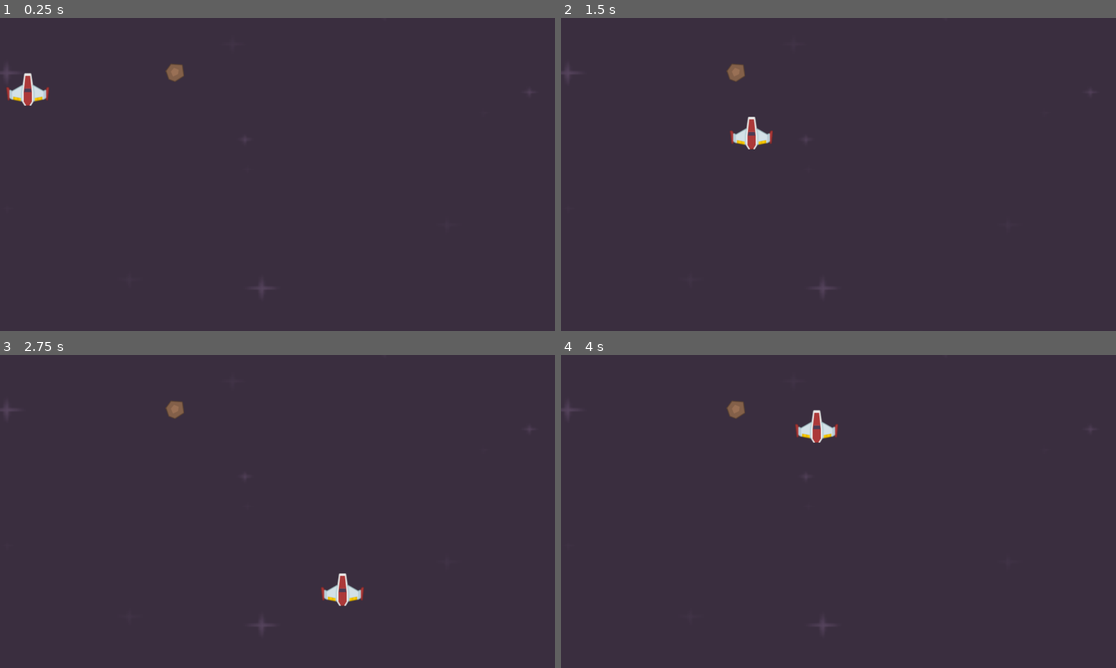
Above: before the commit, frames 1-4 (two rows, left to right).
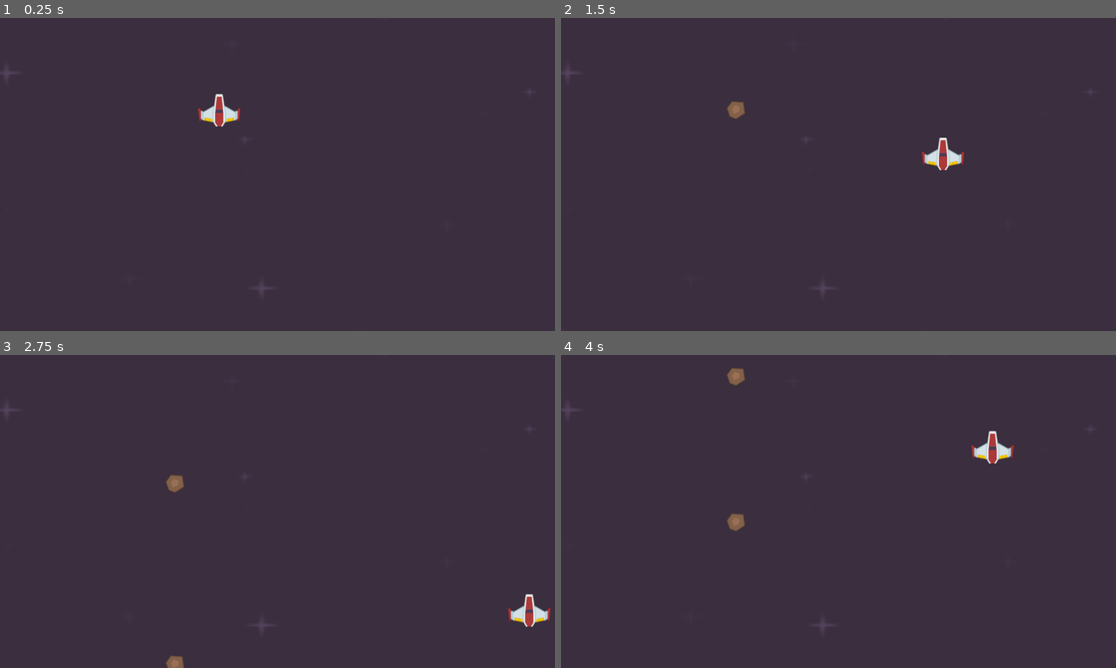
Above: after the commit, the same moments.

Repository: Yrthgze/GodotCrashCourese
Game: Godot game, scene res://Scenes/level.tscn
Same seed, same stepped clock (60 frames per second), same inputs: the game is played once before the commit and once after it.
Inputs:
- Up to frame 1 (0.25 s): no input
- Up to frame 2 (1.5 s): tap Enter at 0.5 s; hold Right (right) 0.53-1.28 s; hold Down (down) from 1.28 s (still down)
- Up to frame 3 (2.75 s): release Down (down) at 2.03 s; hold Right (right) from 2.03 s (still down)
- Up to frame 4 (4 s): release Right (right) at 2.78 s; hold Up (up) 2.78-3.53 s; hold Left (left) from 3.53 s (still down)

The runs differ from the first frame. In frame 1, 1.0% of the frame differs, in the area x 1-44%, y 14-35%; in frame 2, 1.1%; in frame 3, 1.2%; in frame 4, 1.2%, in the area x 29-82%, y 4-57%.

Commit message:
[GodotCrashCourse]: First instantiation of meteors

Diff:
--- a/CrashCourse#1/Scenes/MainTimer.gd
+++ b/CrashCourse#1/Scenes/MainTimer.gd
@@ -9,7 +9,3 @@
 # Called every frame. 'delta' is the elapsed time since the previous frame.
 func _process(delta):
 	pass
-
-
-func _on_timeout():
-	print("meteor")
--- a/CrashCourse#1/Scenes/level.gd
+++ b/CrashCourse#1/Scenes/level.gd
@@ -1,15 +1,15 @@
 extends Node2D
 
-
+var meteor_scene: PackedScene = load("res://Scenes/meteor.tscn")
+var meteor_list = ""
 # Called when the node enters the scene tree for the first time.
 func _ready():
-	pass # Replace with function body.
-
+	meteor_list = $Meteors
 
 # Called every frame. 'delta' is the elapsed time since the previous frame.
 func _process(delta):
 	pass
 
-
-func _on_timer_timeout():
-	print("Meteor from main script")
+func _on_meteor_timer_timeout():
+	var new_meteor = meteor_scene.instantiate()
+	meteor_list.add_child(new_meteor)
--- a/CrashCourse#1/Scenes/level.tscn
+++ b/CrashCourse#1/Scenes/level.tscn
@@ -1,9 +1,8 @@
-[gd_scene load_steps=9 format=3 uid="uid://c2bdim0jap4ia"]
+[gd_scene load_steps=8 format=3 uid="uid://c2bdim0jap4ia"]
 
 [ext_resource type="PackedScene" uid="uid://cbm33s2g6slvb" path="res://Scenes/player.tscn" id="1_ostsi"]
 [ext_resource type="Script" path="res://Scenes/level.gd" id="1_vj4op"]
 [ext_resource type="Texture2D" uid="uid://ds7d4lhfqqbif" path="res://kenney_space-shooter-redux/Backgrounds/darkPurple.png" id="1_yelfq"]
-[ext_resource type="PackedScene" uid="uid://d17pg0xweqvq5" path="res://Scenes/meteor.tscn" id="3_wpdov"]
 [ext_resource type="Script" path="res://Scenes/MainTimer.gd" id="4_ityqm"]
 
 [sub_resource type="RectangleShape2D" id="RectangleShape2D_i7bb0"]
@@ -23,9 +22,9 @@
 texture = ExtResource("1_yelfq")
 
 [node name="Player" parent="." instance=ExtResource("1_ostsi")]
-position = Vector2(64, 165)
+position = Vector2(505, 213)
 
-[node name="Meteor" parent="." instance=ExtResource("3_wpdov")]
+[node name="Meteors" type="Node2D" parent="."]
 position = Vector2(403, 126)
 
 [node name="Borders" type="Node2D" parent="."]
@@ -57,12 +56,10 @@
 
 [node name="CollisionShape2D" type="CollisionShape2D" parent="Borders/BottomWall"]
 position = Vector2(-0.343032, 0)
-scale = Vector2(1, 1)
 shape = SubResource("RectangleShape2D_rtptk")
 
-[node name="Timer" type="Timer" parent="."]
+[node name="MeteorTimer" type="Timer" parent="."]
 autostart = true
 script = ExtResource("4_ityqm")
 
-[connection signal="timeout" from="Timer" to="." method="_on_timer_timeout"]
-[connection signal="timeout" from="Timer" to="Timer" method="_on_timeout"]
+[connection signal="timeout" from="MeteorTimer" to="." method="_on_meteor_timer_timeout"]
--- a/CrashCourse#1/Scenes/meteor.gd
+++ b/CrashCourse#1/Scenes/meteor.gd
@@ -1,6 +1,17 @@
 extends Area2D
 
+func _ready():
+	print("Meteor created")
+	var rng: RandomNumberGenerator = RandomNumberGenerator.new()
+	var width = get_viewport().get_visible_rect().size[0]
+
+	var random_x = 0# rng.randi_range(30, width-30)
+	print(random_x)
+	var random_y = rng.randi_range(-150, -50)
+	position = Vector2(random_x, random_y)
+
+func _process(delta):
+	position += Vector2(0, 1) * 400 * delta
 
 func _on_body_entered(body):
-	print("body entered")
-	print(body)
+	pass
